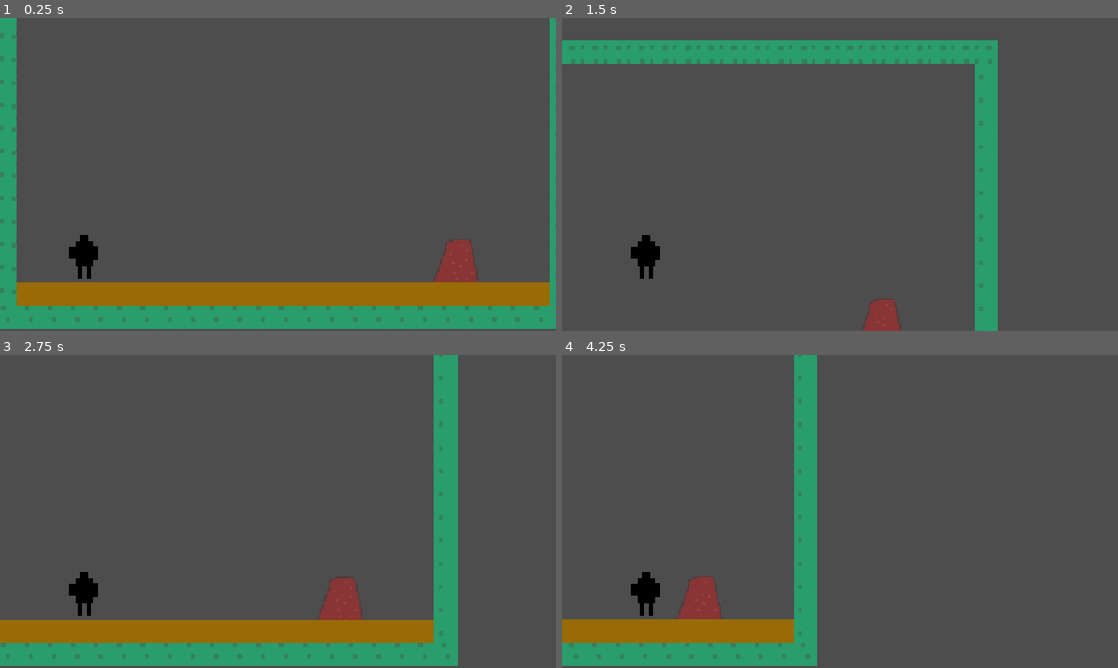
Above: before the commit, frames 1-4 (two rows, left to right).
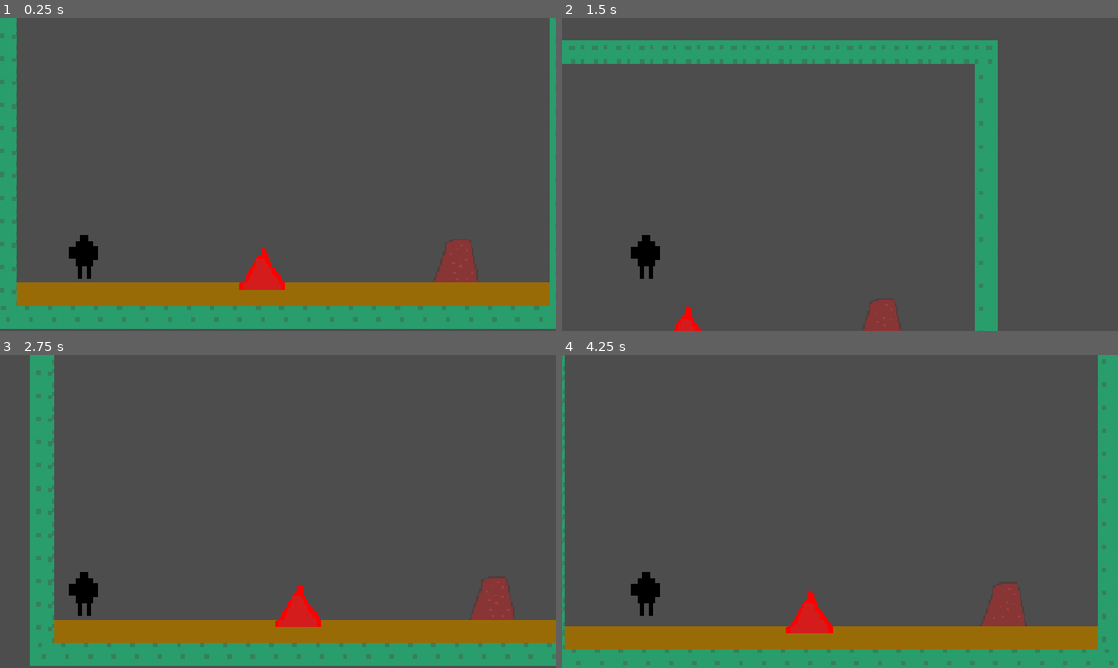
Above: after the commit, the same moments.

Repository: CoolV3/Haven-Devil
Game: Godot game, scene res://Scenes/main.tscn
Two runs of this game, one before a commit and one after it. Both use one fixed random seed, a clock stepped at 60 frames per second and the inputs below.
Inputs:
- Up to frame 1 (0.25 s): no input
- Up to frame 2 (1.5 s): tap Enter at 0.5 s; hold D (right) from 0.53 s (still down); tap Space (jump) at 0.77 s
- Up to frame 3 (2.75 s): tap Space (jump) at 1.52 s; release D (right) at 2.03 s; hold A (left) from 2.03 s (still down)
- Up to frame 4 (4.25 s): release A (left) at 2.78 s; hold D (right) from 2.78 s (still down); tap Space (jump) at 3.02, 3.77 s

The runs differ from the first frame. In frame 1, 0.6% of the frame differs, in the area x 43-52%, y 73-87%; in frame 2, 0.2%; in frame 3, 14%; in frame 4, 19%, in the area x 0-100%, y 0-100%.

Commit message:
Added a spike

Diff:
--- a/Scenes/character_body_2d.gd
+++ b/Scenes/character_body_2d.gd
@@ -6,10 +6,11 @@
 
 @onready var collision_shape_2d: CollisionShape2D = $CollisionShape2D
 @onready var character: CharacterBody2D = $"."
+var startPosition
 
 
-
-
+func _ready() -> void:
+	startPosition = character.global_position
 
 func _physics_process(delta: float) -> void:
 	# Add the gravity.
@@ -36,3 +37,6 @@
 
 		if collider.is_in_group("enemies"):
 			character.global_position += Vector2(500, 0)
+		if collider.is_in_group("spike"):
+			print("spike")
+			character.global_position = startPosition
--- a/Scenes/levels.tscn
+++ b/Scenes/levels.tscn
@@ -6,6 +6,7 @@
 [ext_resource type="Script" uid="uid://rnu358pnrdbu" path="res://Scenes/character_body_2d.gd" id="4_jk88k"]
 [ext_resource type="Texture2D" uid="uid://k0t04l43cvfk" path="res://Assets/Level Devil Character(1).png" id="5_jk88k"]
 [ext_resource type="PackedScene" uid="uid://b3dnga1eyp688" path="res://Scenes/enemy.tscn" id="6_uotyi"]
+[ext_resource type="PackedScene" uid="uid://ds56oyurvxvqc" path="res://Scenes/spike.tscn" id="7_p1uqq"]
 
 [sub_resource type="TileSetAtlasSource" id="TileSetAtlasSource_3akqy"]
 texture = ExtResource("1_xgx5e")
@@ -265,4 +266,7 @@
 [node name="enemy3" parent="." unique_id=771277826 instance=ExtResource("6_uotyi")]
 position = Vector2(1675, 79)
 
+[node name="StaticBody2D" parent="." unique_id=12424889 instance=ExtResource("7_p1uqq")]
+position = Vector2(-7, 85)
+
 [connection signal="child_entered_tree" from="Player/CharacterBody2D/CollisionShape2D" to="Player/CharacterBody2D" method="_on_collision_shape_2d_child_entered_tree"]
--- /dev/null
+++ b/Scenes/spike.tscn
@@ -0,0 +1,15 @@
+[gd_scene format=3 uid="uid://ds56oyurvxvqc"]
+
+[ext_resource type="Texture2D" uid="uid://cql0i4j5ry0bo" path="res://Assets/spike.png" id="1_cdj5a"]
+
+[sub_resource type="CircleShape2D" id="CircleShape2D_j0k6p"]
+radius = 11.045361
+
+[node name="StaticBody2D" type="StaticBody2D" unique_id=12424889 groups=["spike"]]
+
+[node name="Sprite2D" type="Sprite2D" parent="." unique_id=393616534 groups=["spike"]]
+texture = ExtResource("1_cdj5a")
+
+[node name="CollisionShape2D" type="CollisionShape2D" parent="." unique_id=1081590351]
+position = Vector2(1, 5)
+shape = SubResource("CircleShape2D_j0k6p")
--- a/project.godot
+++ b/project.godot
@@ -23,6 +23,7 @@
 [global_group]
 
 enemies=""
+spike=""
 
 [input]
 
Binary file added: Assets/spike.png
Not shown, added: Assets/spike.png.import
